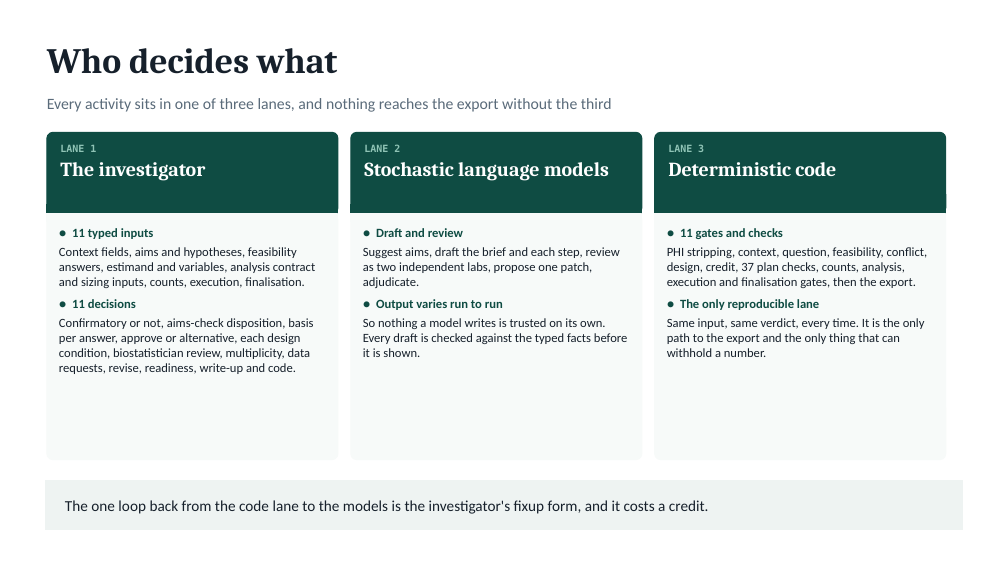
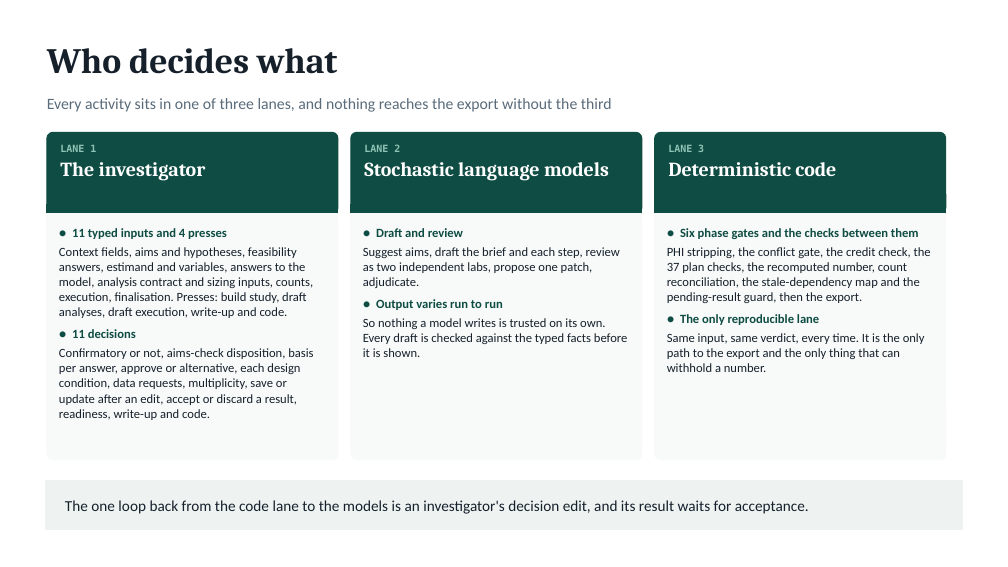
Before and after one commit to juleonr/Juleonrabbani-website, a slide deck: slide 7 of docs/Mallard Study Design Process - leaders deck.pptx. Drawn at 1008x567 pixels with LibreOffice and Linux fonts; fonts in the diff are those of the drawing. Boxes give left, top, right and bottom in pixels: in the first picture for what was removed or moved away, otherwise in the second. Text is boxed around its words. In the diff, an @@ line names an element or a change of style, - is before the commit and + after.

```diff
--- a/docs/Mallard Study Design Process - leaders deck.pptx
+++ b/docs/Mallard Study Design Process - leaders deck.pptx
@@ text at (59,228,313,318): text changed @@
-● 11 typed inputs
-Context fields, aims and hypotheses, feasibility answers, estimand and variables, analysis contract and sizing inputs, counts, execution, finalisation.
+● 11 typed inputs and 4 presses
+Context fields, aims and hypotheses, feasibility answers, estimand and variables, answers to the model, analysis contract and sizing inputs, counts, execution, finalisation. Presses: build study, draft analyses, draft execution, write-up and code.
@@ text at (667,228,931,303): text changed @@
-● 11 gates and checks
-PHI stripping, context, question, feasibility, conflict, design, credit, 37 plan checks, counts, analysis, execution and finalisation gates, then the export.
+● Six phase gates and the checks between them
+PHI stripping, the conflict gate, the credit check, the 37 plan checks, the recomputed number, count reconciliation, the stale-dependency map and the pending-result guard, then the export.
@@ text at (59,348,313,420): text changed @@
-Confirmatory or not, aims-check disposition, basis per answer, approve or alternative, each design condition, biostatistician review, multiplicity, data requests, revise, readiness, write-up and code.
+Confirmatory or not, aims-check disposition, basis per answer, approve or alternative, each design condition, data requests, multiplicity, save or update after an edit, accept or discard a result, readiness, write-up and code.
@@ text at (65,500,809,514): text changed @@
-The one loop back from the code lane to the models is the investigator's fixup form, and it costs a credit.
+The one loop back from the code lane to the models is an investigator's decision edit, and its result waits for acceptance.
```
Also in this commit, not shown: 4 other slides changed, 1 slide added, 1 slide removed, 15 other files.
